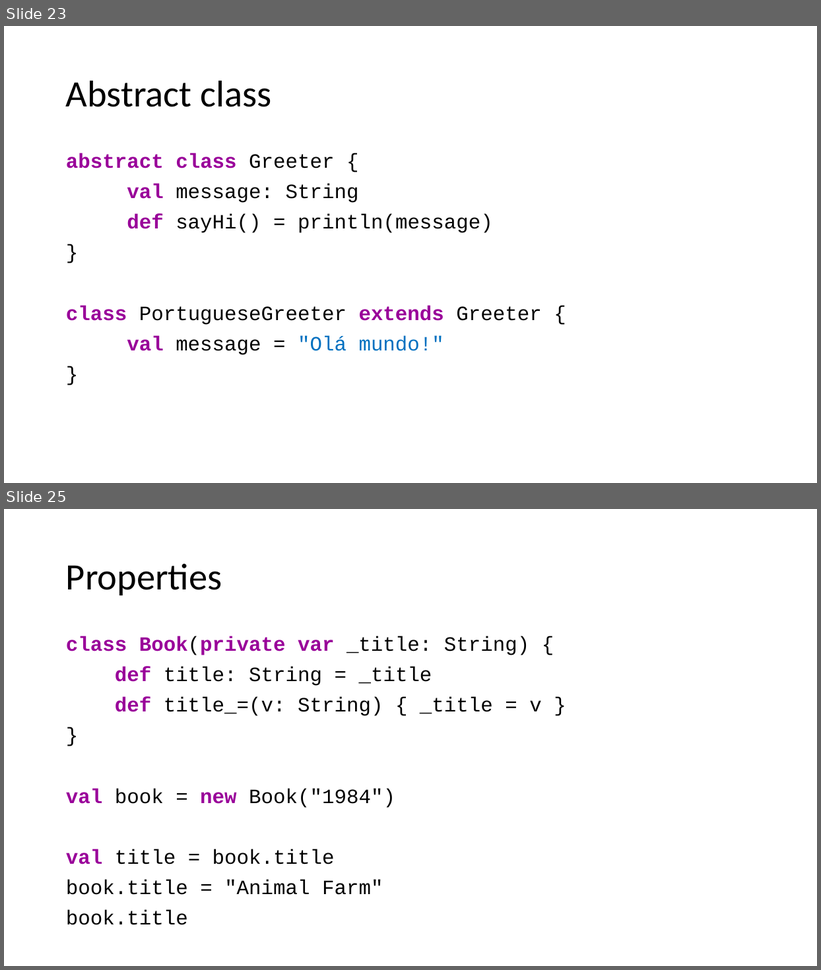
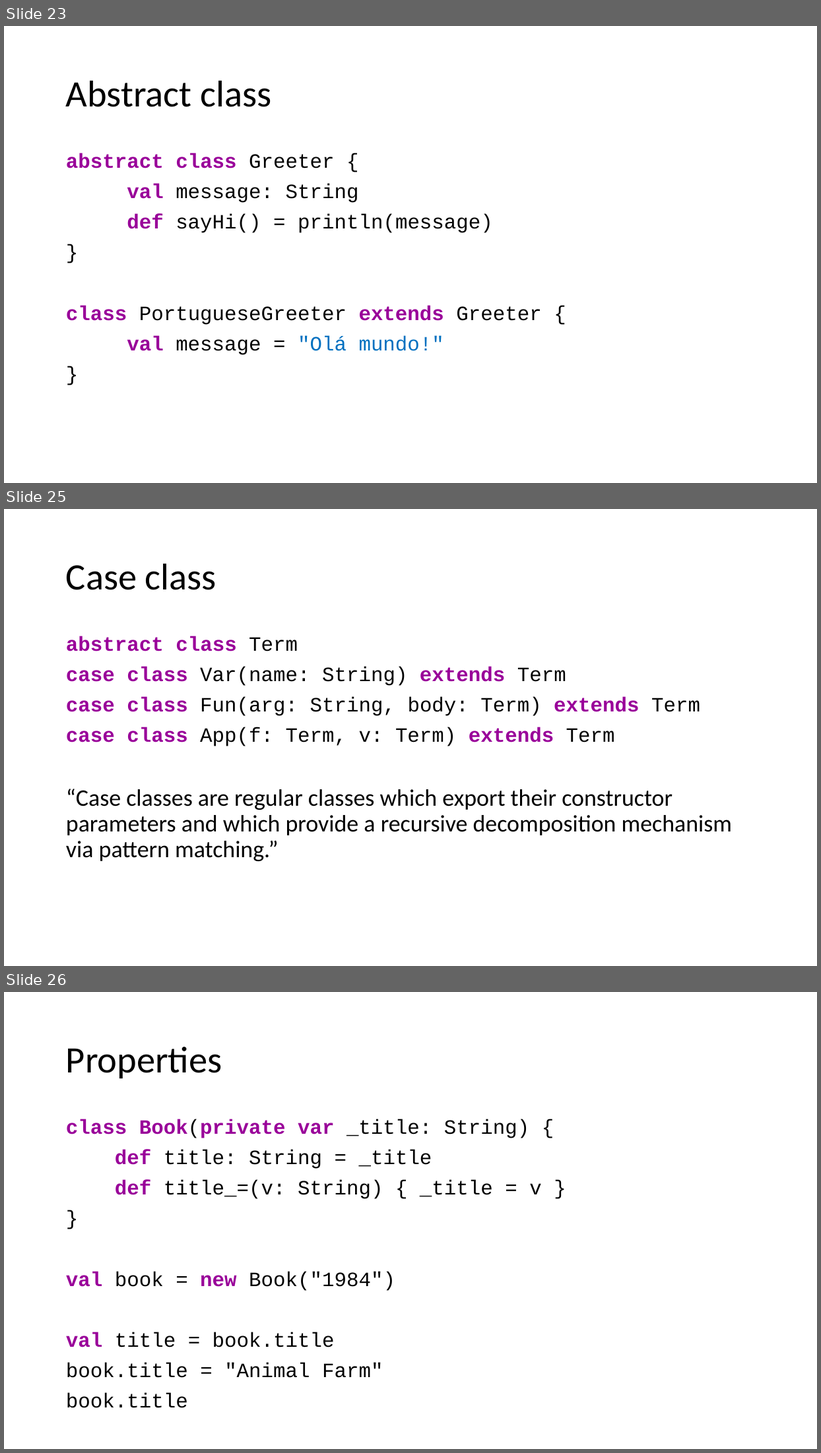
Before and after one commit to alexandrejbr/Scala.FirstSteps.Demos, a slide deck: Scala First Steps.pptx. Shown one above the other, each under a label of ours: slides 23 and 25 before the commit, slides 23, 25 and 26 after it; the slides between them are not shown. The pictures are 821x970 and 821x1453 pixels, drawn with LibreOffice and Linux fonts; fonts in the diff are those of the drawing. Boxes give left, top, right and bottom in pixels: in the first picture for what was removed or moved away, otherwise in the second. Text is boxed around its words. In the diff, an @@ line names an element or a change of style, - is before the commit and + after.

```diff
--- a/Scala First Steps.pptx
+++ b/Scala First Steps.pptx
@@ slide 25 added at <box>4,509,817,966</box>, background #FFFFFF @@
@@ title added at <box>66,563,217,590</box>, 44 pt, text #000000 @@
+Case class
@@ text added at <box>66,636,732,861</box>, 24 pt, text #000000 @@
+abstract class Term
+case class Var(name: String) extends Term
+case class Fun(arg: String, body: Term) extends Term
+case class App(f: Term, v: Term) extends Term
+“Case classes are regular classes which export their constructor parameters and which provide a recursive decomposition mechanism via pattern matching.”
@@ what was slide 25 is now slide 26 @@
```
Also in this commit, not shown: 5 slides changed.
